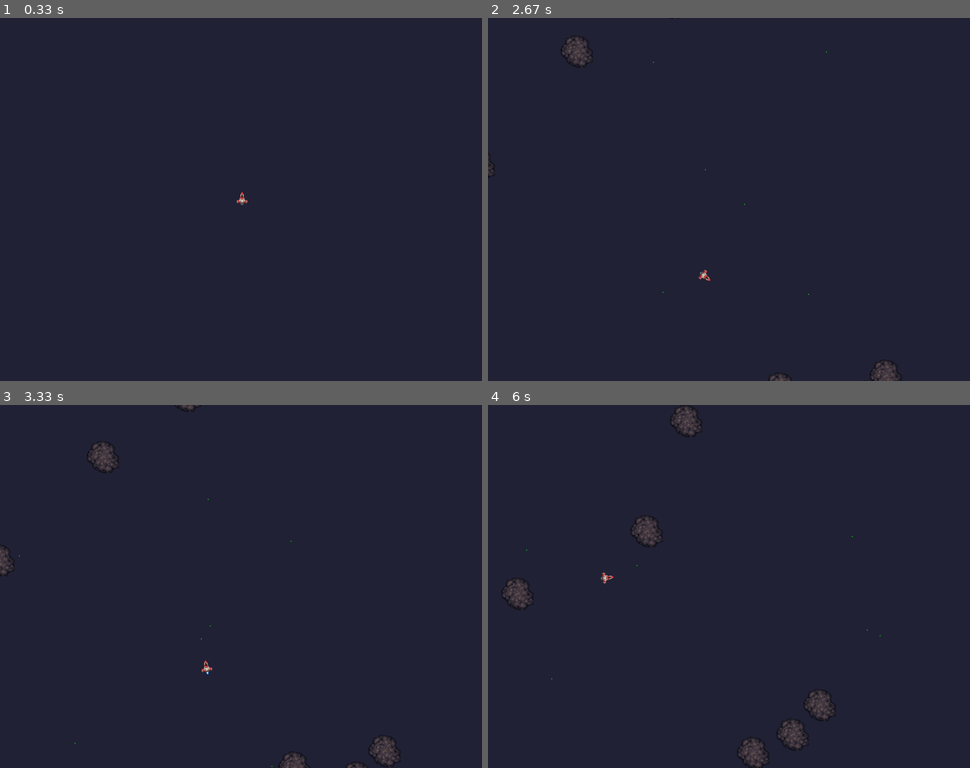
Above: before the commit, frames 1-4 (two rows, left to right).
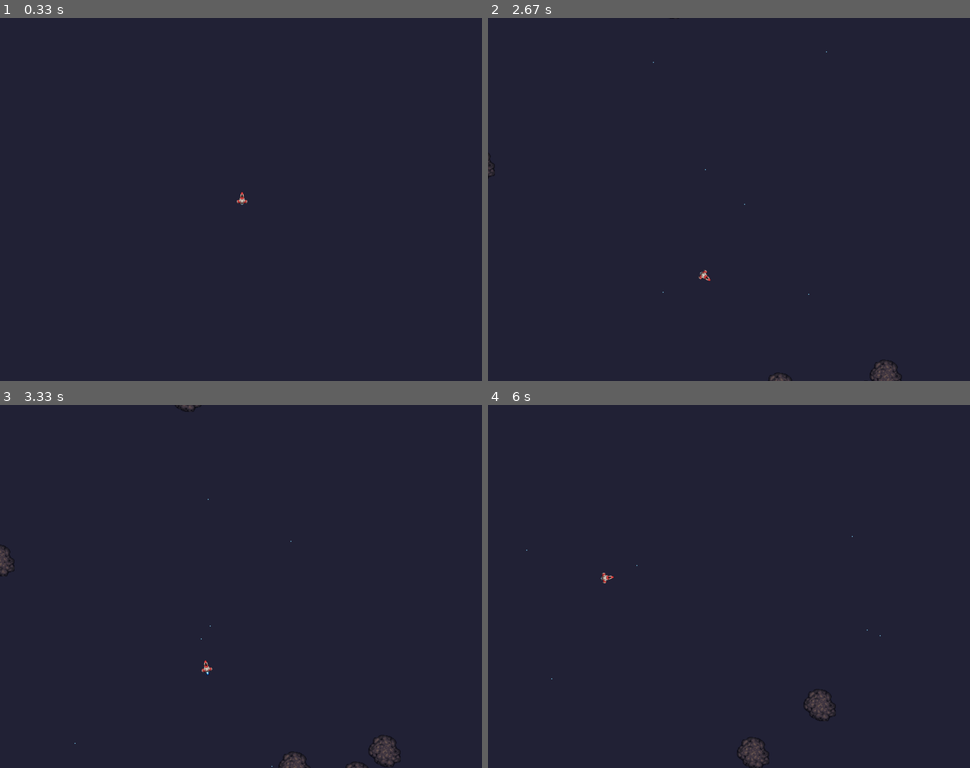
Above: after the commit, the same moments.

Repository: mattstoneham/Pygame
Game: pygame game, started from asteroids/asteroids.py
The game is run twice, just before and just after one commit, with the same random seed, the same clock (stepped at 60 frames per second) and the same inputs.
Inputs:
- Up to frame 1 (0.33 s): no input
- Up to frame 2 (2.67 s): tap Space at 0.33, 0.73, 1.03, 1.23, 1.57, 1.87, 2.07, 2.37, 2.63 s; hold D 0.67-1.13 s; hold W 1.17-1.47 s; hold D 1.5-1.97 s; hold A 2-2.53 s; hold A from 2.57 s (still down)
- Up to frame 3 (3.33 s): tap Space at 2.93, 3.07 s; release A at 2.97 s; hold W from 3 s (still down)
- Up to frame 4 (6 s): release W at 3.37 s; hold D 3.4-4.03 s; tap Space at 3.47, 3.77, 4.13, 4.43, 4.63, 4.93, 5.13, 5.47, 5.77, 5.97 s; hold A 4.07-4.53 s; hold D 4.57-5.03 s; hold W 5.07-5.37 s; hold D 5.4-5.87 s; hold A from 5.9 s (still down)

Frame 1 is identical in both runs. In frame 2, 0.2% of the frame differs, in the area x 15-71%, y 4-77%; in frame 3, 0.2%; in frame 4, 0.9%, in the area x 2-82%, y 0-96%.

Commit message:
Basic collision working from base class, with simple sprite kill working off zero health event

Diff:
--- a/asteroids/asteroids.py
+++ b/asteroids/asteroids.py
@@ -14,7 +14,7 @@
 GAMEDIR = os.path.split(os.path.abspath(os.path.realpath(sys.argv[0])))[0]
 SPRITEDIR = os.path.join(GAMEDIR, 'sprites')
 GameState = 'menu screen'
-COLOURS = {'BLACK': (0, 0, 0), 'GREEN': (0, 255, 0)}
+COLOURS = {'BLACK': (0, 0, 0), 'GREEN': (0, 255, 0), 'L_BLUE': (130, 220, 255)}
 player_sprites = pygame.sprite.Group()
 asteroid_sprites = pygame.sprite.Group()
 projectile_sprites = pygame.sprite.Group()
@@ -57,11 +57,10 @@
         self.last_collision_check = 0               # time in milliseconds of last collision check
 
         self.image_original = pygame.Surface(spritesize)
-        self.image_original.fill((COLOURS['GREEN']))
+        self.image_original.fill((COLOURS['L_BLUE']))
         self.image = self.image_original.copy()
 
         self.rebuild() # reset rect, radius and screen wrap padding values to new loaded image
-
 
 
     def rebuild(self):  # rebuilds sprite details - rect, radius and screen wrap padding
@@ -74,20 +73,27 @@
         else:
             self.radius = rectsize[1] / 2
 
-    def on_collide(self, collide_with):
+
+    def on_health_zero(self):
+        pygame.sprite.Sprite.kill(self)
+
+
+
+    def on_collide(self, colliding_object, callback=True):
         # what to do when a collision is detected
-        # get damage value of colliding object
-        # subtract from self health
+        # get damage value of colliding object & subtract from self health
+        self.health -= colliding_object.damage
         # call on_collide function of the other object, passing this one
-        pass
+        if callback:
+            colliding_object.on_collide(self, callback=False)
 
 
     def collision_check(self, objects=[]):
         # checks for collisions against sprites in passed list
         for object in objects:
             if pygame.sprite.collide_circle(self, object):
-                print('collision event: {0} {1}'.format(self, object))
-                self.on_collide(collide_with=object)
+                #print('collision event: {0} {1}'.format(self, object))
+                self.on_collide(colliding_object=object)
                 break  # run no further collision checks if collide detected
 
 
@@ -118,6 +124,7 @@
         else:
             # unless heath has dropped to zero or below
             print('{0} health reached zero'.format(self))
+            self.on_health_zero()
 
 
 
@@ -307,6 +314,7 @@
         self.rect.center = self.position
 
 
+
     def set_wraparound(self):  # overrides inherited method to allow spawning off screen, with wraparound set to true once visible
         if self.position.x > 0 and self.position.x < self.window.WINDOWSIZE[0]:
             if self.position.y > 0 and self.position.y < self.window.WINDOWSIZE[1]:
